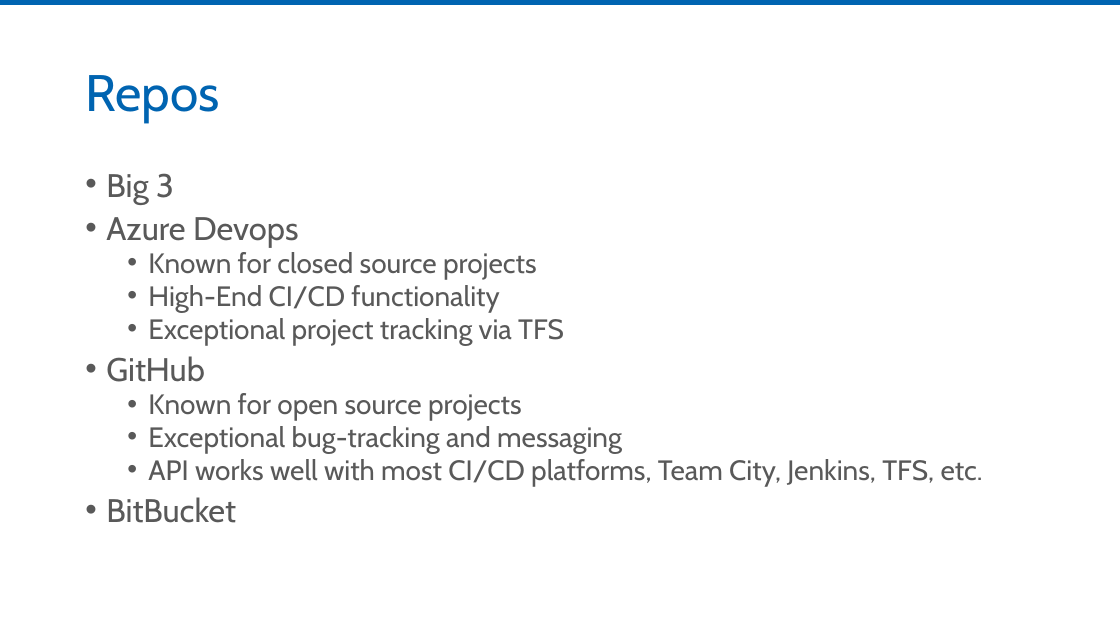
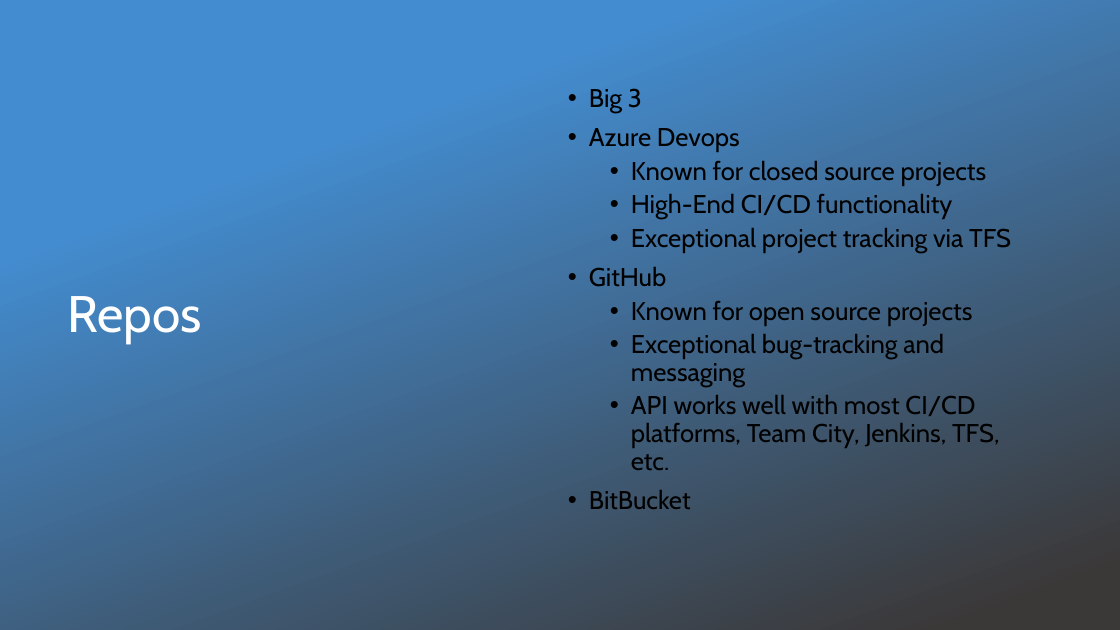
Before and after one commit to jmreynolds/Git-For-Normal-Developers, a slide deck: slide 22 of Slides/Git for the Normal Developer.pptx (slide 17 before the commit). Drawn at 1120x630 pixels with LibreOffice and Linux fonts; fonts in the diff are those of the drawing; background and template pictures are left out. Boxes give left, top, right and bottom in pixels: in the first picture for what was removed or moved away, otherwise in the second. Text is boxed around its words. In the diff, an @@ line names an element or a change of style, - is before the commit and + after.

```diff
--- a/Slides/Git for the Normal Developer.pptx
+++ b/Slides/Git for the Normal Developer.pptx
@@ rectangle added at (0,0,1120,630), fill gradient #438CCF to #3B3838 @@
@@ text "Big 3": place and size @@
-text "Big 3" at (106,173,983,523)
+text "Big 3" at (589,88,1011,509)
@@ text "Big 3" at (589,88,1011,509): size 28 to 22 pt in "Big 3", "Azure Devops", "GitHub", "BitBucket"; text colour #595959 to #000000; size 24 to 22 pt in "Known for closed source projects", "High-End CI/CD functionality", "Exceptional project tracking via TFS", "Known for open source projects" and 2 more places; line spacing 0.8 to 0.9; vertical alignment top to middle @@
@@ title "Repos": place and size @@
-title "Repos" at (85,75,219,122)
+title "Repos" at (67,296,201,343)
@@ title "Repos" at (67,296,201,343): text colour #0064B1 to #FFFFFF @@
```
Also in this commit, not shown: 5 other slides changed, 5 slides added, 3 other files.
